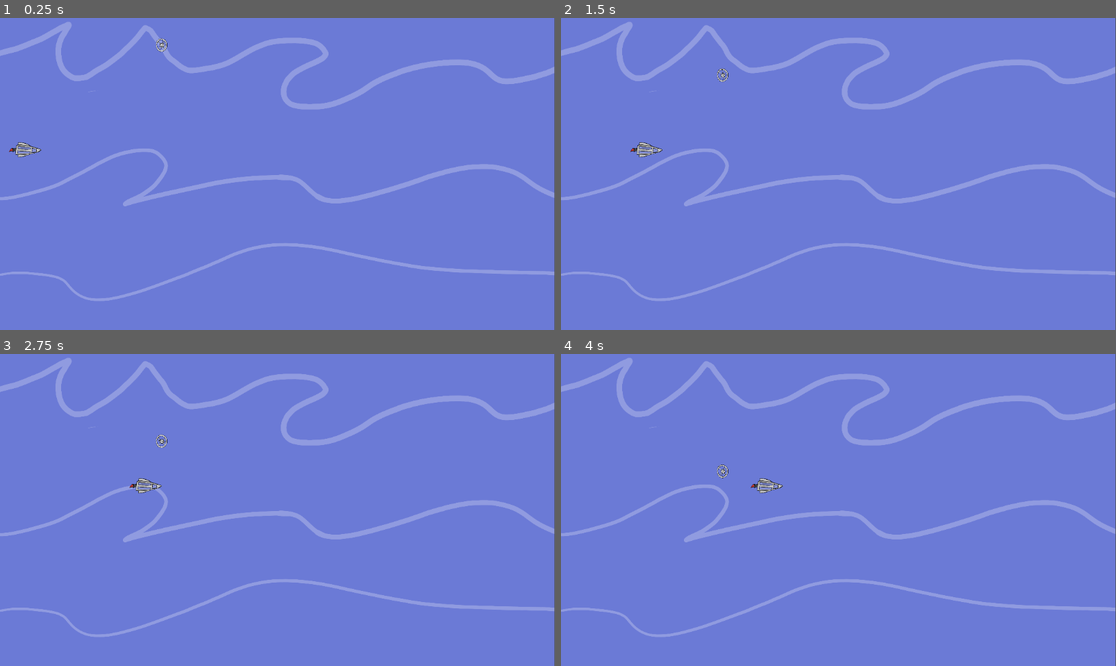
Above: before the commit, frames 1-4 (two rows, left to right).
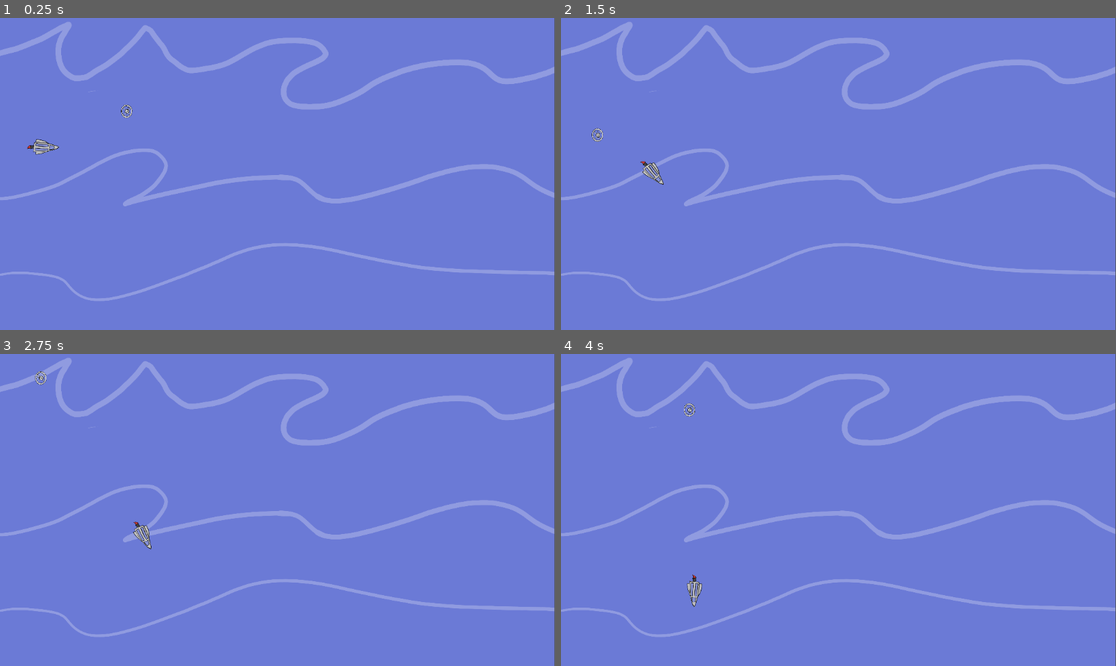
Above: after the commit, the same moments.

Repository: ecleaver/GoDot-GameCourse
Game: Godot game, scene res://Scenes/Ocean/Ocean.tscn
Two runs of this game, one before a commit and one after it. Both use one fixed random seed, a clock stepped at 60 frames per second and the inputs below.
Inputs:
- Up to frame 1 (0.25 s): no input
- Up to frame 2 (1.5 s): hold Right (ui_right) 0.53-1.28 s; hold Left (ui_left) from 1.28 s (still down)
- Up to frame 3 (2.75 s): release Left (ui_left) at 2.03 s; hold Right (ui_right) from 2.03 s (still down)
- Up to frame 4 (4 s): release Right (ui_right) at 3.53 s; hold Left (ui_left) from 3.53 s (still down)

The runs differ from the first frame. In frame 1, 0.4% of the frame differs, in the area x 1-31%, y 6-45%; in frame 2, 0.4%; in frame 3, 0.4%; in frame 4, 0.4%, in the area x 22-41%, y 15-82%.

Commit message:
Updated code for godot script

Diff:
--- a/foundations/Scenes/Ocean/Ocean.gd
+++ b/foundations/Scenes/Ocean/Ocean.gd
@@ -2,8 +2,11 @@
 
 @onready var plane: AnimatedSprite2D = $PlaneAnimated2d
 @onready var hilcopper: AnimatedSprite2D = $HilcopperAnimated2d
-@onready var plane_direction = "east"
-@onready var hilcopper_direction = "south"
+@onready var radius = 120
+@onready var angle = 0.0
+@onready var speed = 1.5
+@onready var pos_x = 0
+@onready var pos_y = 0
 
 # Called when the node enters the scene tree for the first time.
 func _ready() -> void:
@@ -12,28 +15,30 @@
 
 # Called every frame. 'delta' is the elapsed time since the previous frame.
 func _process(delta: float) -> void:
-	if (plane_direction == "east"):
-		if (plane.position.x <= 1100):
-			plane.position.x += 100.0 * delta
-		else:
-			plane.flip_h = true
-			plane_direction = "west"
-	if (plane_direction == "west"):
-		if (plane.position.x >=  50):
-			plane.position.x -= 100.0 * delta
-		else:
-			plane_direction = "east"
-			plane.flip_h = false
+	if (plane.position.x > 30 and plane.position.x < 1120 and plane.position.y > 30 and plane.position.y < 620):
+		plane.move_local_x(-100 * delta)
+	elif plane.position.x <= 30 :
+		plane.position.x += 120 * delta
+		plane.rotate(180 * delta)
+	elif plane.position.x >= 1120:
+		plane.position.x -= 120 * delta
+		plane.rotate(180 * delta)
+	elif plane.position.y <= 30:
+		plane.position.y += 120 * delta
+		plane.rotate(180 * delta)
+	elif plane.position.y >= 620:
+		plane.position.y -= 120 * delta
+		plane.rotate(180 * delta)
 
-	if (hilcopper_direction == "south"):
-		if (hilcopper.position.y <= 600):
-			hilcopper.position.y += 50.0 * delta
-		else:
-			hilcopper_direction = "north"
-	if (hilcopper_direction == "north"):
-		if (hilcopper.position.y >=  50):
-			hilcopper.position.y -= 50.0 * delta
-		else:
-			hilcopper_direction = "south"
+	angle += speed * get_process_delta_time()
+	pos_x = cos(angle)
+	pos_y = sin(angle)
+	hilcopper.position.x = radius * pos_x + 150
+	hilcopper.position.y = radius * pos_y + 150
+
+	if Input.is_action_pressed("ui_left"):
+		plane.rotate(-1.5 * delta)
+	elif Input.is_action_pressed("ui_right"):
+		plane.rotate(1.5 * delta)
 
 	pass
--- a/foundations/Scenes/Ocean/Ocean.tscn
+++ b/foundations/Scenes/Ocean/Ocean.tscn
@@ -94,7 +94,7 @@
 texture = ExtResource("1_t11xa")
 
 [node name="PlaneAnimated2d" type="AnimatedSprite2D" parent="." unique_id=22825262]
-position = Vector2(29, 273)
+position = Vector2(66, 267)
 rotation = 3.1479924
 scale = Vector2(0.28206307, 0.28206307)
 sprite_frames = SubResource("SpriteFrames_qeolc")
@@ -102,7 +102,7 @@
 script = ExtResource("7_4wd1y")
 
 [node name="HilcopperAnimated2d" type="AnimatedSprite2D" parent="." unique_id=998153001]
-position = Vector2(334, 44)
+position = Vector2(625, 194)
 rotation = 1.5707964
 scale = Vector2(-0.18177292, 0.14984599)
 sprite_frames = SubResource("SpriteFrames_pdbfg")
--- a/foundations/project.godot
+++ b/foundations/project.godot
@@ -19,6 +19,13 @@
 
 project/assembly_name="Foundations"
 
+[input]
+
+left={
+"deadzone": 0.2,
+"events": []
+}
+
 [physics]
 
 3d/physics_engine="Jolt Physics"
